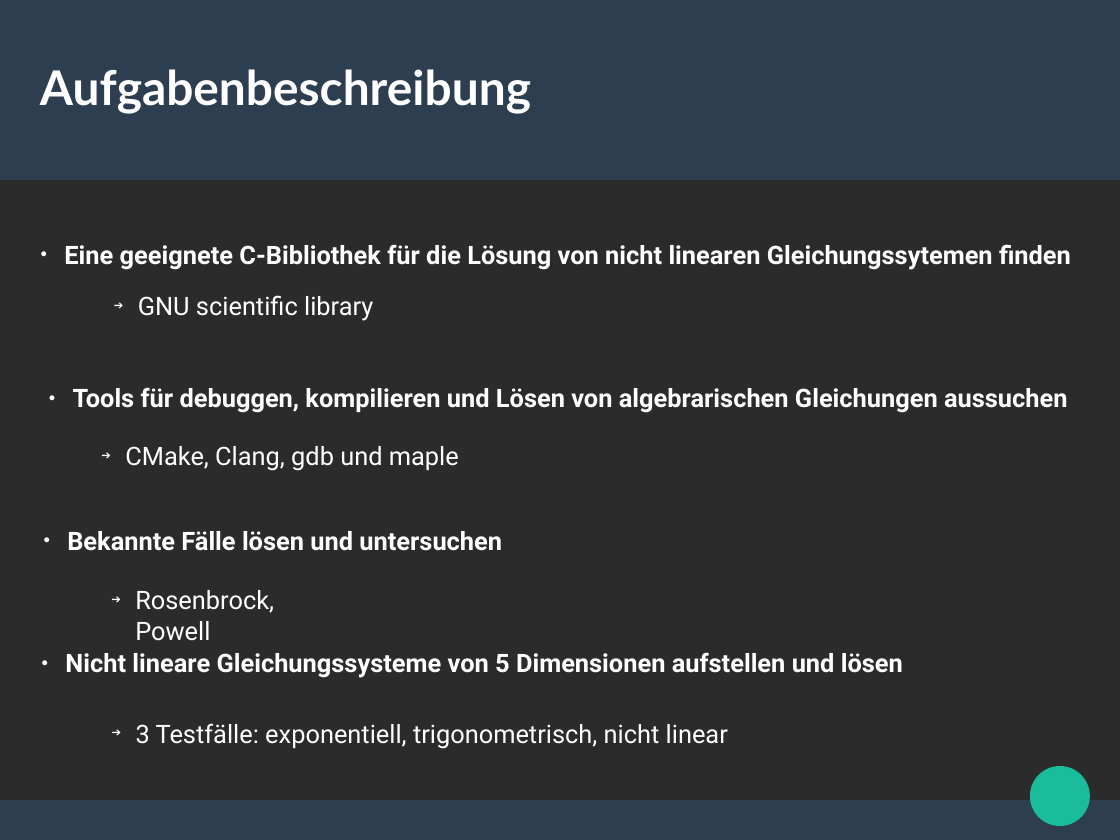
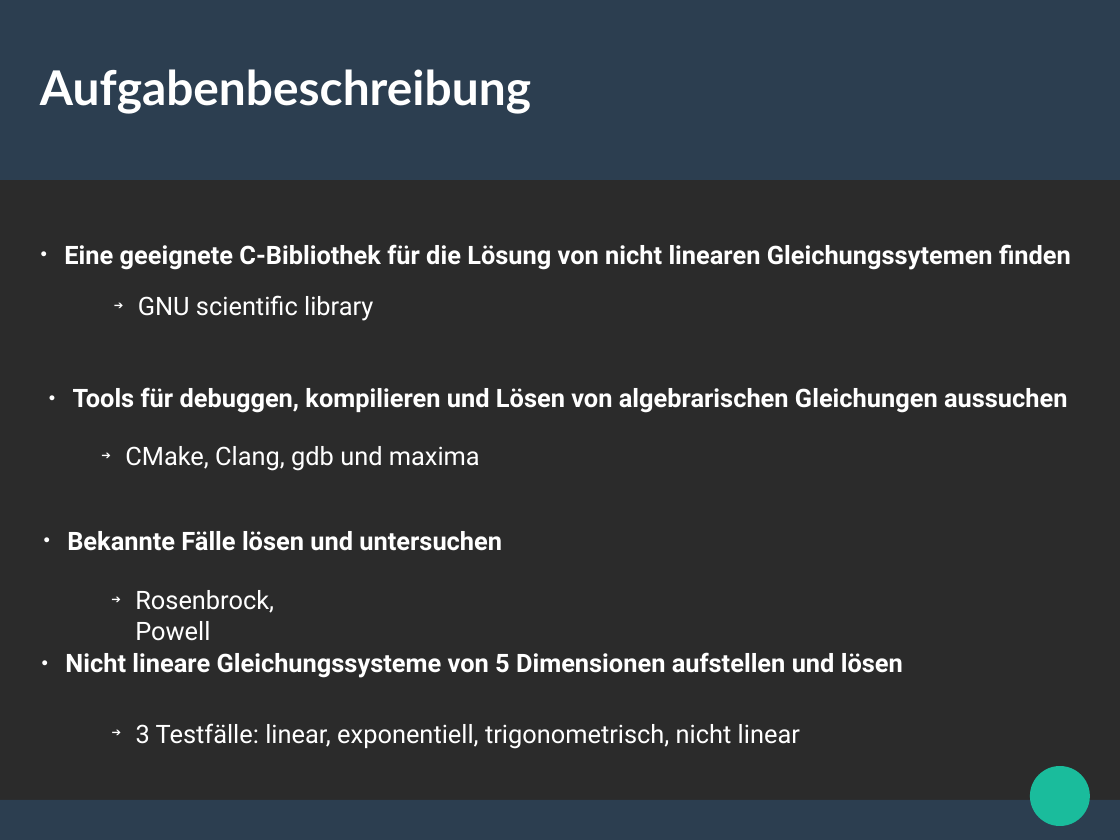
Before and after one commit to braineniac/multidim_root_find, a slide deck: slide 2 of pres/presentation.odp. Drawn at 1120x840 pixels with LibreOffice and Linux fonts; fonts in the diff are those of the drawing; background and template pictures are left out; a plain dark background stands for a picture behind light text. Boxes give left, top, right and bottom in pixels: in the first picture for what was removed or moved away, otherwise in the second. Text is boxed around its words. In the diff, an @@ line names an element or a change of style, - is before the commit and + after.

```diff
--- a/pres/presentation.odp
+++ b/pres/presentation.odp
@@ text at (125, 446, 480, 471): text changed @@
-➔ CMake, Clang, gdb und maple
+➔ CMake, Clang, gdb und maxima
@@ text at (136, 723, 800, 748): text changed @@
-➔ 3 Testfälle: exponentiell, trigonometrisch, nicht linear
+➔ 3 Testfälle: linear, exponentiell, trigonometrisch, nicht linear
```
Also in this commit, not shown: 1 slide added, 5 other files.
